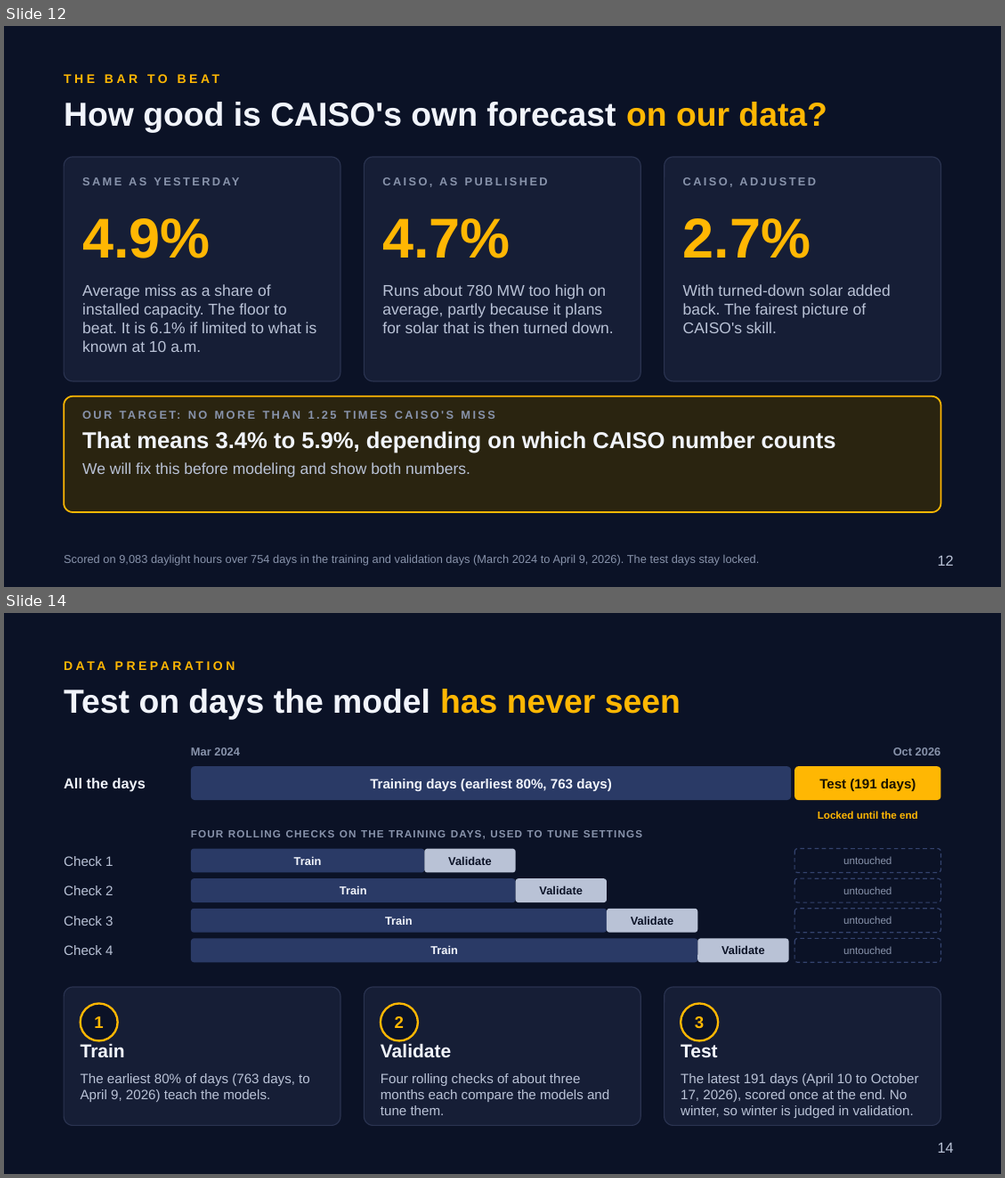
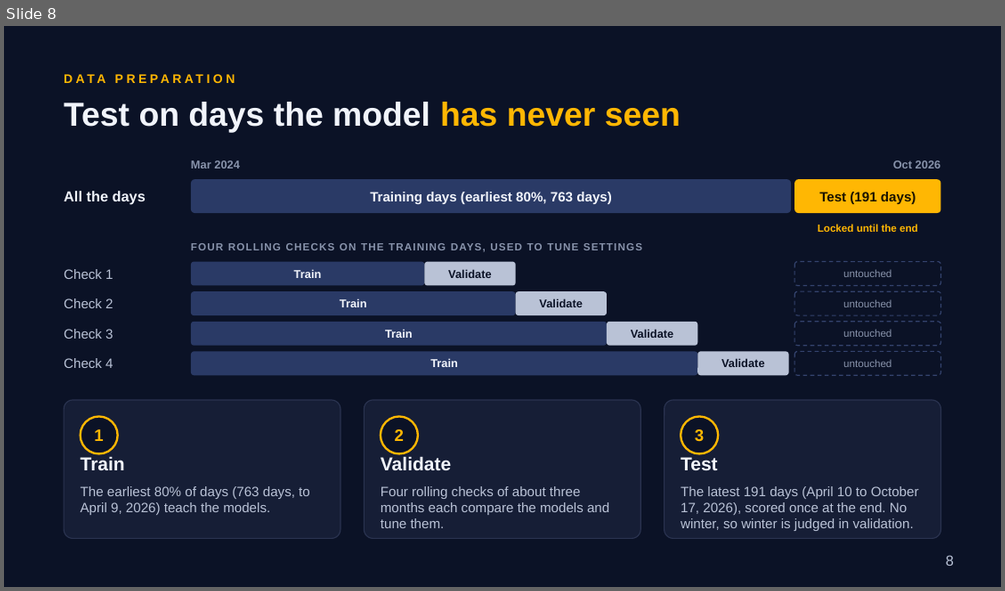
Before and after one commit to RaulSolaNavarro/caiso-solar-forecast, a slide deck: deck/capstone2/Capstone2_Deck.pptx. Shown one above the other, each under a label of ours: slides 12 and 14 before the commit, slide 8 after it; the slides between them are not shown. The pictures are 1005x1178 and 1005x591 pixels, drawn with LibreOffice and Linux fonts; fonts in the diff are those of the drawing. Boxes give left, top, right and bottom in pixels: in the first picture for what was removed or moved away, otherwise in the second. Text is boxed around its words. In the diff, an @@ line names an element or a change of style, - is before the commit and + after.

```diff
--- a/deck/capstone2/Capstone2_Deck.pptx
+++ b/deck/capstone2/Capstone2_Deck.pptx
@@ slide 12 removed at (4, 26, 1001, 587), background #0B1226 @@
@@ text removed at (147, 74, 168, 83) @@
-THE BAR TO BEAT
@@ text removed at (64, 102, 827, 133) @@
-How good is CAISO's own forecast on our data?
@@ rounded rectangle removed at (64, 157, 340, 381) @@
@@ rounded rectangle removed at (364, 157, 641, 381) @@
@@ rounded rectangle removed at (664, 157, 941, 381) @@
@@ text removed at (82, 170, 322, 192) @@
-SAME AS YESTERDAY
@@ text removed at (382, 177, 548, 187) @@
-CAISO, AS PUBLISHED
@@ text removed at (683, 177, 816, 187) @@
-CAISO, ADJUSTED
@@ text removed at (82, 218, 210, 258) @@
-4.9%
@@ text removed at (382, 218, 510, 258) @@
-4.7%
@@ text removed at (683, 218, 811, 258) @@
-2.7%
@@ text removed at (82, 284, 317, 352) @@
-Average miss as a share of installed capacity. The floor to beat. It is 6.1% if limited to what is known at 10 a.m.
@@ text removed at (382, 284, 614, 333) @@
-Runs about 780 MW too high on average, partly because it plans for solar that is then turned down.
@@ text removed at (683, 284, 890, 333) @@
-With turned-down solar added back. The fairest picture of CAISO's skill.
@@ rounded rectangle removed at (64, 396, 941, 512) @@
@@ text removed at (82, 410, 836, 477) @@
-OUR TARGET: NO MORE THAN 1.25 TIMES CAISO'S MISS
-That means 3.4% to 5.9%, depending on which CAISO number counts
-We will fix this before modeling and show both numbers.
@@ text removed at (64, 555, 760, 565) @@
-Scored on 9,083 daylight hours over 754 days in the training and validation days (March 2024 to April 9, 2026). The test days stay locked.
@@ page number removed at (938, 555, 954, 565) @@
-12
@@ what was slide 14 is now slide 8 @@
@@ page number at (946, 555, 954, 565): text changed @@
-14
+8
```
Also in this commit, not shown: 7 slides changed, 8 slides added, 6 other slides removed, 3 other files.
